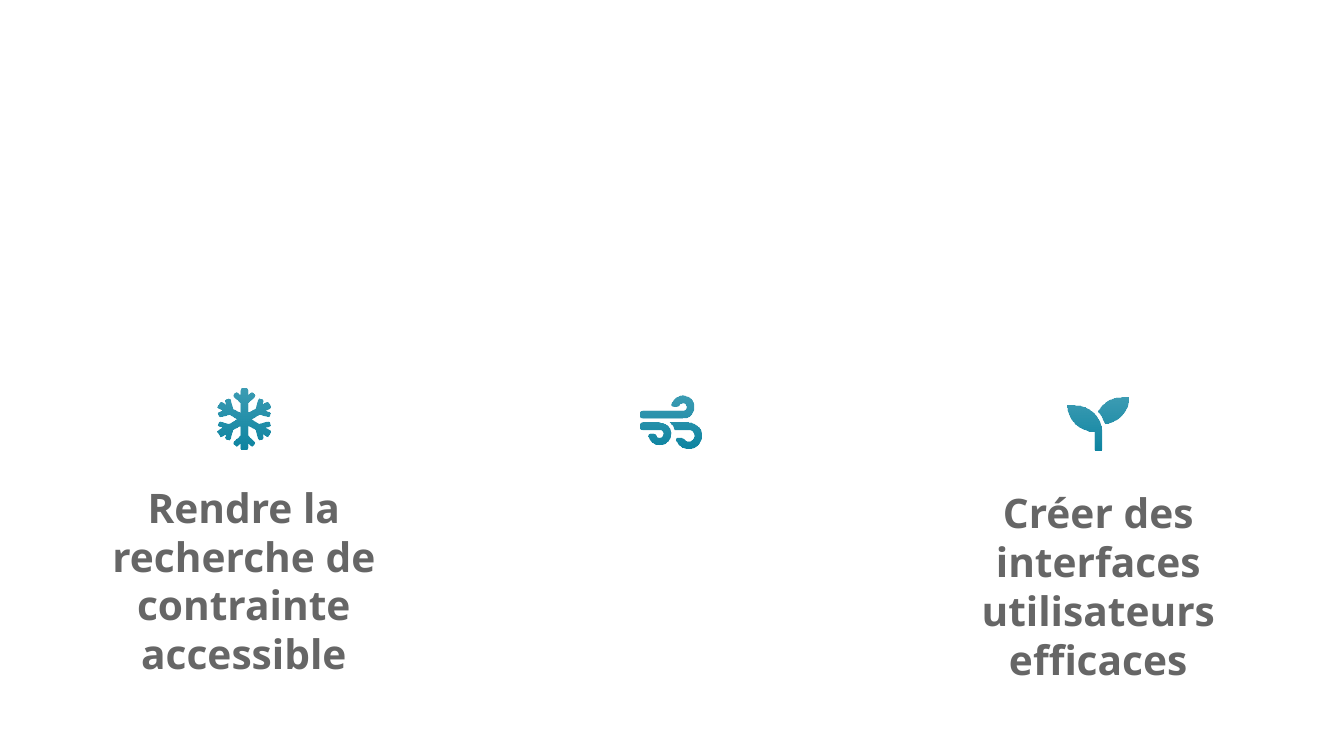
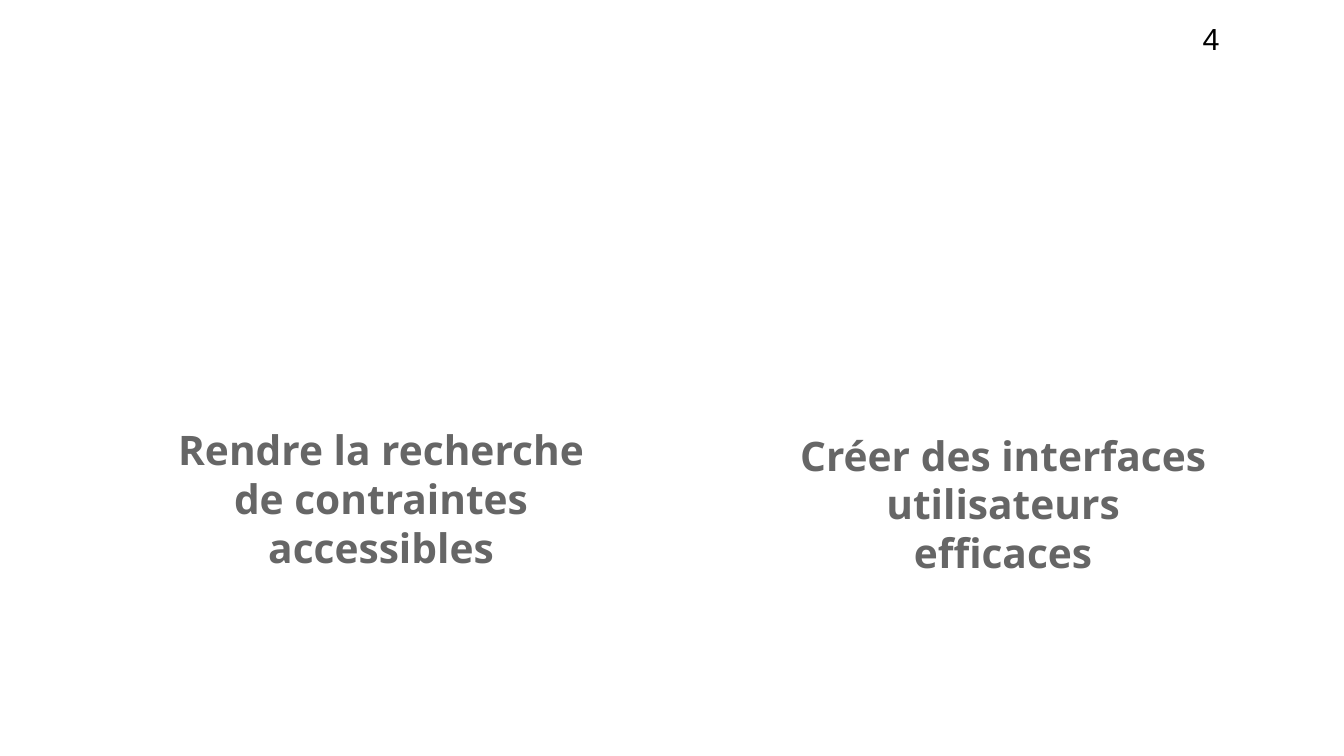
Before and after one commit to Szyckaa/UE-PROJET-DOCS-GESTION, a slide deck: slide 4 of Initialisation/Support de réunion de lancement.odp. Drawn at 1344x756 pixels with LibreOffice and Linux fonts; fonts in the diff are those of the drawing; background and template pictures are left out. Boxes give left, top, right and bottom in pixels: in the first picture for what was removed or moved away, otherwise in the second. Text is boxed around its words. In the diff, an @@ line names an element or a change of style, - is before the commit and + after.

```diff
--- a/Initialisation/Support de réunion de lancement.odp
+++ b/Initialisation/Support de réunion de lancement.odp
@@ page number added at [1203,29,1220,50], 18 pt, text #000000 @@
+4
@@ freeform shape removed at [217,388,271,449] @@
@@ freeform shape removed at [640,395,701,449] @@
@@ freeform shape removed at [1067,398,1128,451] @@
@@ text at [178,434,584,564]: text changed @@
-Rendre la recherche de contrainte accessible
+Rendre la recherche de contraintes accessibles
@@ text "Créer des interfaces utilisateurs efficaces" rewrapped from [982,497,1215,676] to [800,440,1206,569] @@
```
Also in this commit, not shown: 31 other slides changed, 1 slide added, 13 slides removed, 4 other files.
